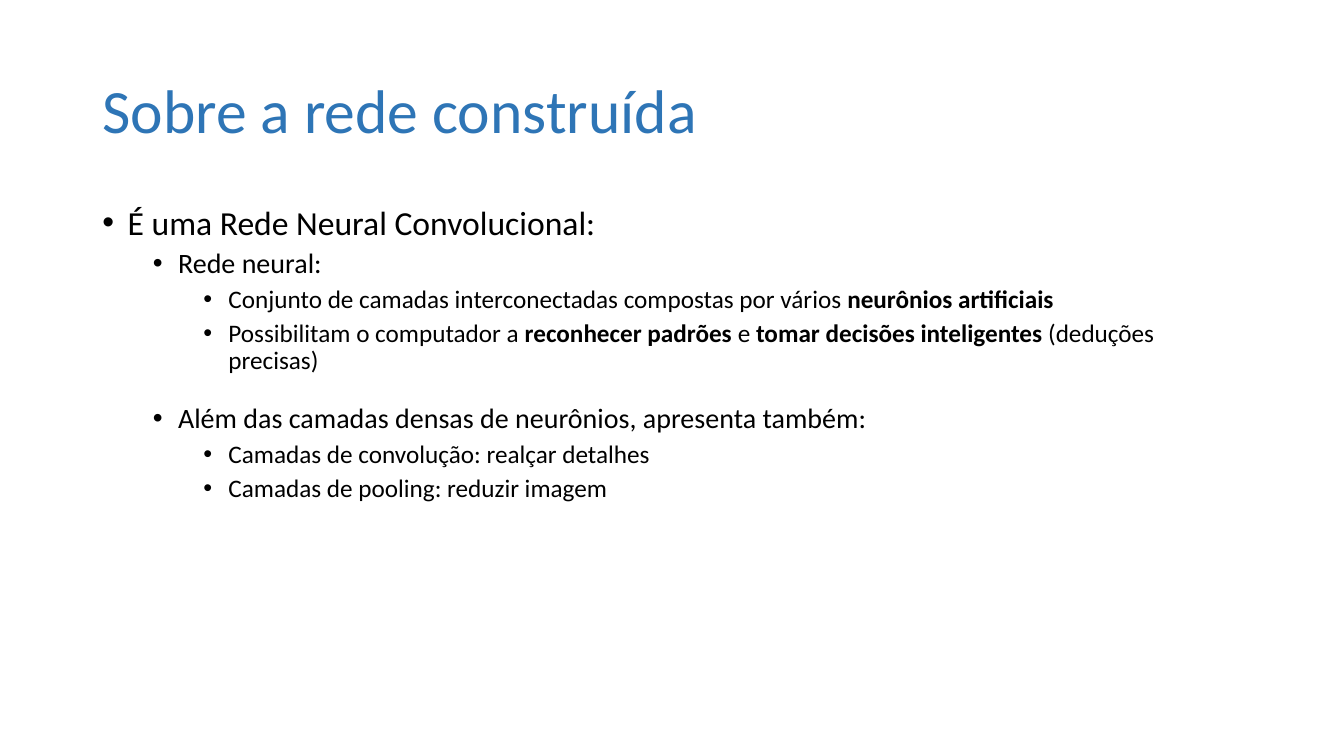
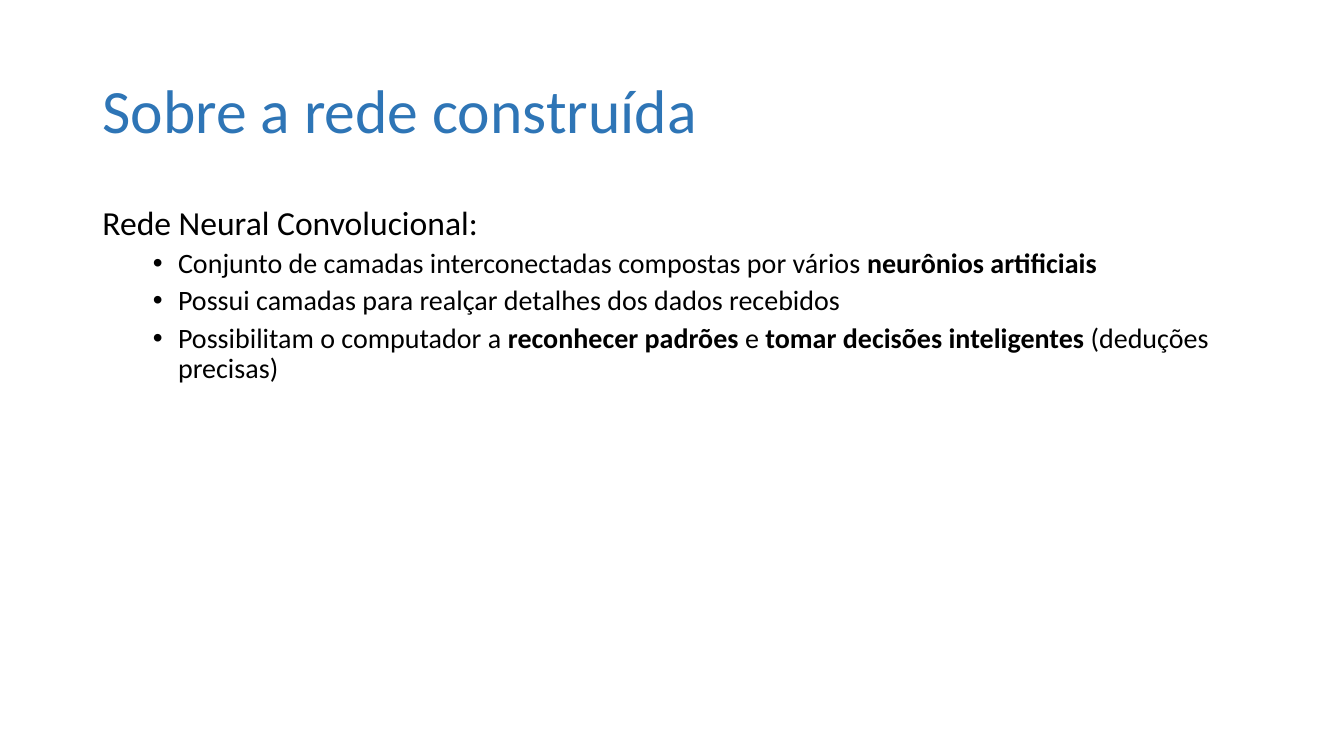
Before and after one commit to ViniPilan/avc-modeling, a slide deck: slide 10 of avc-images/apresentação II.pptx. Drawn at 1344x756 pixels with LibreOffice and Linux fonts; fonts in the diff are those of the drawing. Boxes give left, top, right and bottom in pixels: in the first picture for what was removed or moved away, otherwise in the second. Text is boxed around its words. In the diff, an @@ line names an element or a change of style, - is before the commit and + after.

```diff
--- a/avc-images/apresentação II.pptx
+++ b/avc-images/apresentação II.pptx
@@ text at (x1=102, y1=211, x2=478, y2=236): text changed @@
-• É uma Rede Neural Convolucional:
-  • Rede neural:
+Rede Neural Convolucional:
@@ text at (x1=178, y1=253, x2=1209, y2=383): size 18 to 20 pt in "Conjunto de camadas interconectadas compostas por vários ...", "Possibilitam o computador a reconhecer padrões e ..."; list level 3 to 2 in "Conjunto de camadas interconectadas compostas ..."; list level 3 to 2 in "Possibilitam o computador a reconhecer ..." @@
@@ text at (x1=178, y1=290, x2=840, y2=315): paragraph added @@
+  • Possui camadas para realçar detalhes dos dados recebidos
@@ text at (x1=178, y1=408, x2=866, y2=502): paragraphs removed @@
-  • Além das camadas densas de neurônios, apresenta também:
-    • Camadas de convolução: realçar detalhes
-    • Camadas de pooling: reduzir imagem
```
Also in this commit, not shown: 3 other slides changed, 2 slides added, 1 slide removed.
